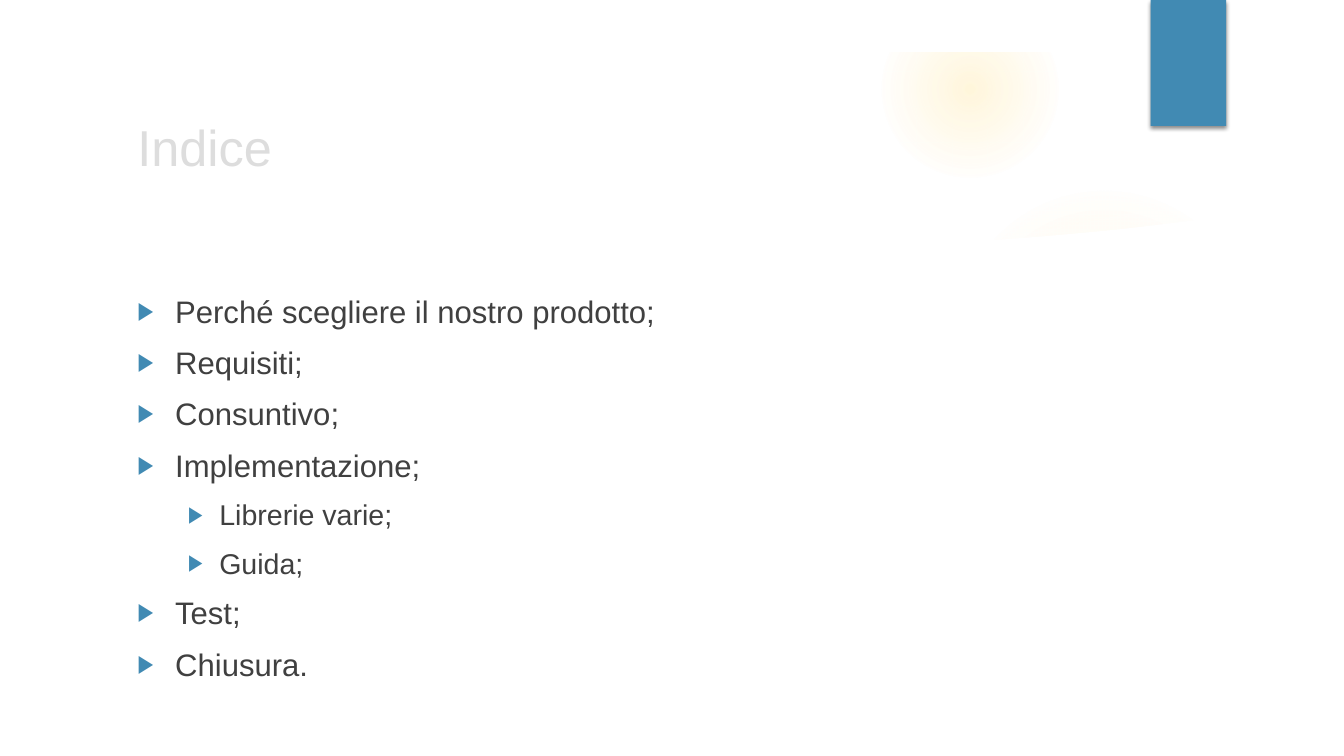
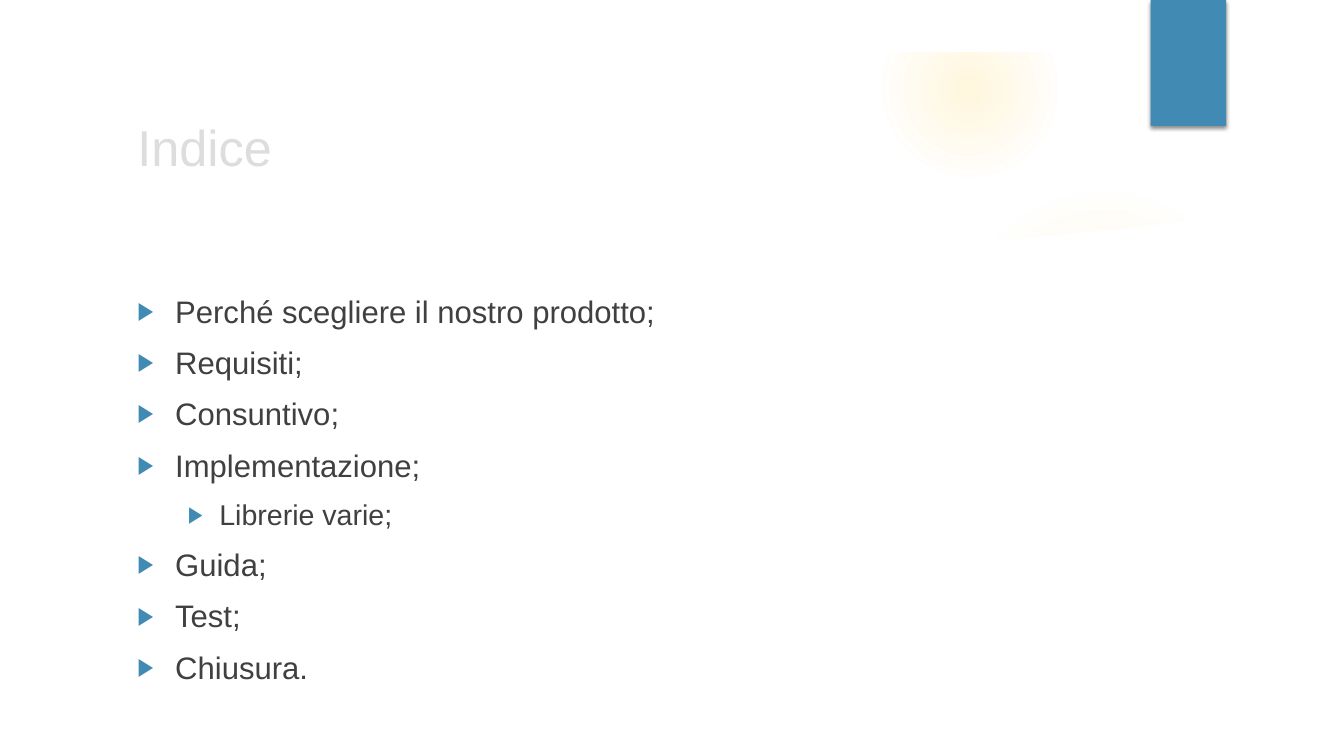
Before and after one commit to mattiaruberto/Progetto2, a slide deck: slide 2 of Presentazione/PROGETTO 2.pptx. Drawn at 1344x756 pixels with LibreOffice and Linux fonts; fonts in the diff are those of the drawing; background and template pictures are left out. Boxes give left, top, right and bottom in pixels: in the first picture for what was removed or moved away, otherwise in the second. Text is boxed around its words. In the diff, an @@ line names an element or a change of style, - is before the commit and + after.

```diff
--- a/Presentazione/PROGETTO 2.pptx
+++ b/Presentazione/PROGETTO 2.pptx
@@ text at bbox=[175, 553, 266, 580]: size 20.4 to 22.2 pt in "Guida;"; list level 2 to 1 in "Guida;" @@
```
Also in this commit, not shown: 3 other files.
